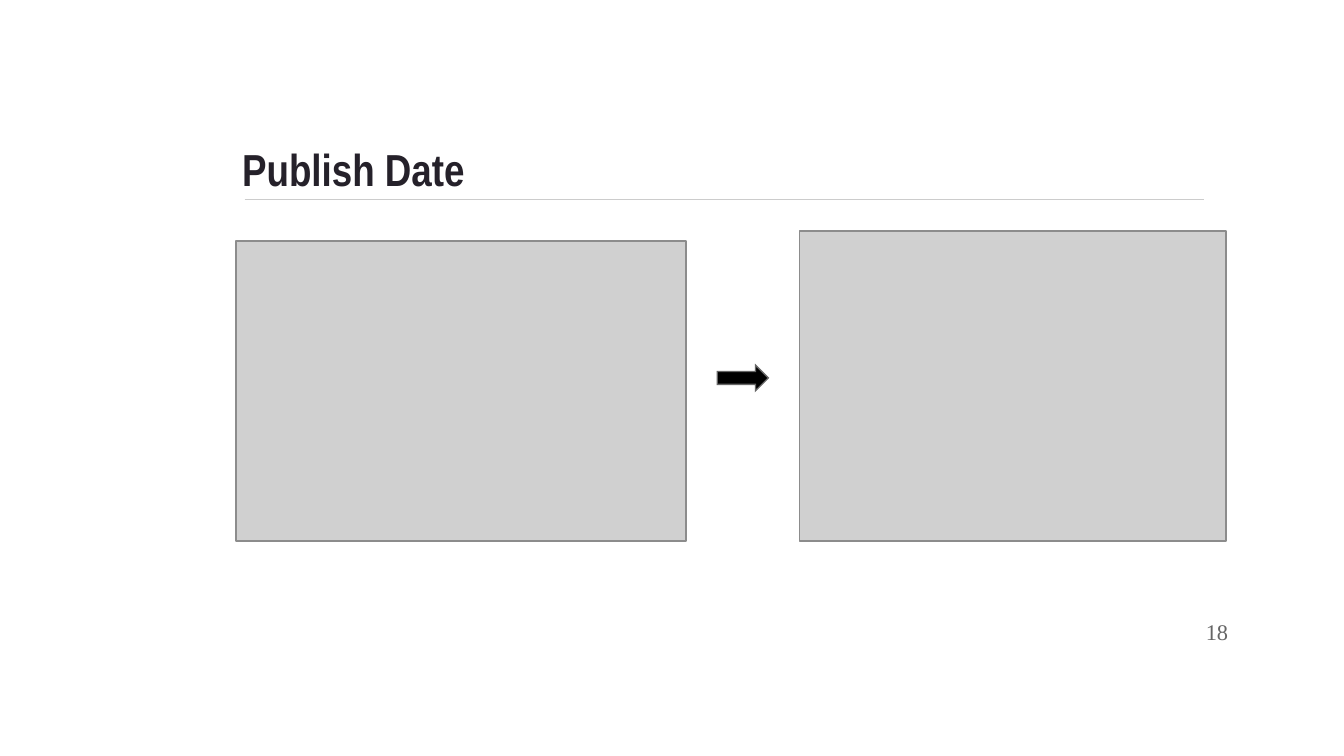
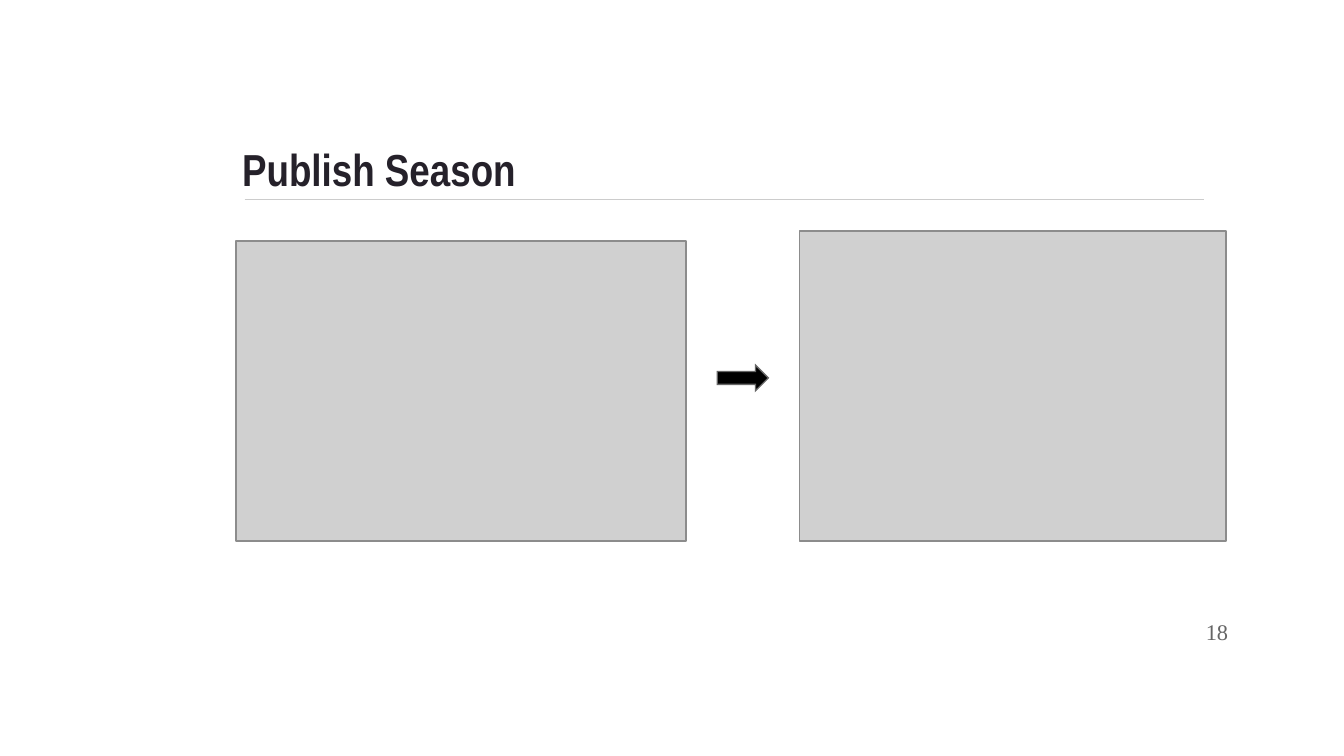
Before and after one commit to manmita7/BookBeasts, a slide deck: slide 18 of BestSellerBooks.pptx. Drawn at 1344x756 pixels with LibreOffice and Linux fonts; fonts in the diff are those of the drawing; grey boxes stand for pictures; background and template pictures are left out. Boxes give left, top, right and bottom in pixels: in the first picture for what was removed or moved away, otherwise in the second. Text is boxed around its words. In the diff, an @@ line names an element or a change of style, - is before the commit and + after.

```diff
--- a/BestSellerBooks.pptx
+++ b/BestSellerBooks.pptx
@@ title at (x1=242, y1=153, x2=516, y2=187): text changed @@
-Publish Date
+Publish Season
```
Also in this commit, not shown: 8 other slides changed, 6 other files.
